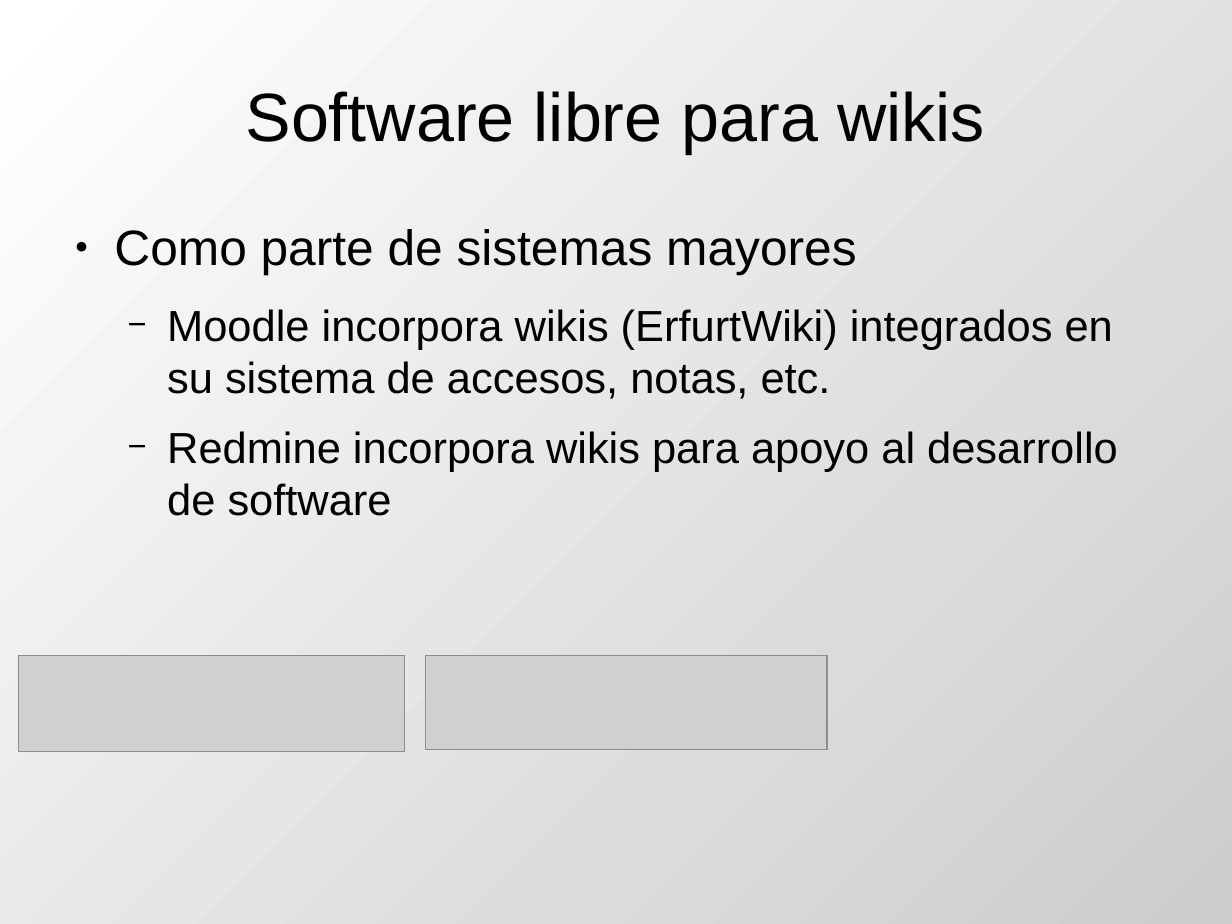
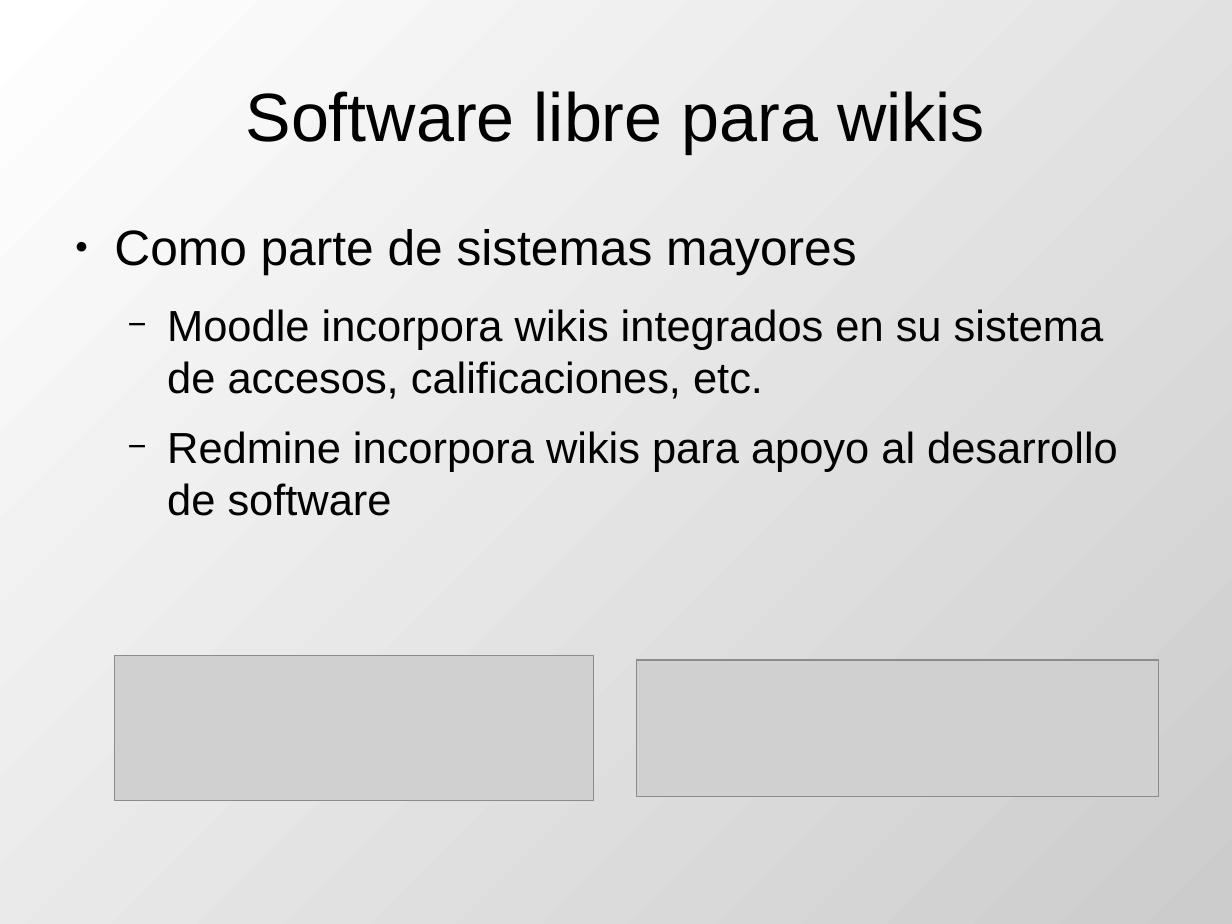
Before and after one commit to DrPantera/wikis4education, a slide deck: slide 16 of uca-2013_07/tema-1-Introduccion.odp. Drawn at 1232x924 pixels with LibreOffice and Linux fonts; fonts in the diff are those of the drawing; grey boxes stand for pictures. Boxes give left, top, right and bottom in pixels: in the first picture for what was removed or moved away, otherwise in the second. Text is boxed around its words. In the diff, an @@ line names an element or a change of style, - is before the commit and + after.

```diff
--- a/uca-2013_07/tema-1-Introduccion.odp
+++ b/uca-2013_07/tema-1-Introduccion.odp
@@ text at (167,309,1104,399): text changed @@
-  − Moodle incorpora wikis (ErfurtWiki) integrados en su sistema de accesos, notas, etc.
+  − Moodle incorpora wikis integrados en su sistema de accesos, calificaciones, etc.
@@ picture: place and size @@
-picture at (19,656,406,752)
+picture at (114,656,594,802)
@@ picture: place and size @@
-picture at (426,656,827,750)
+picture at (637,661,1159,797)
```
Also in this commit, not shown: 3 other files.
